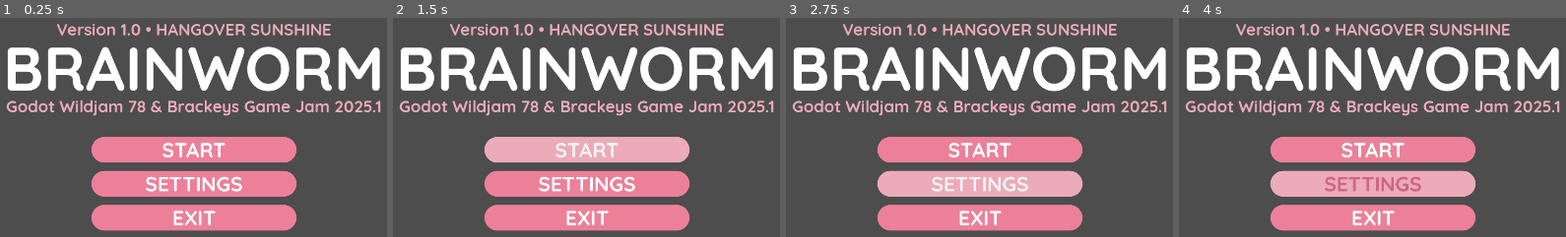
Above: before the commit, frames 1-4 (left to right).
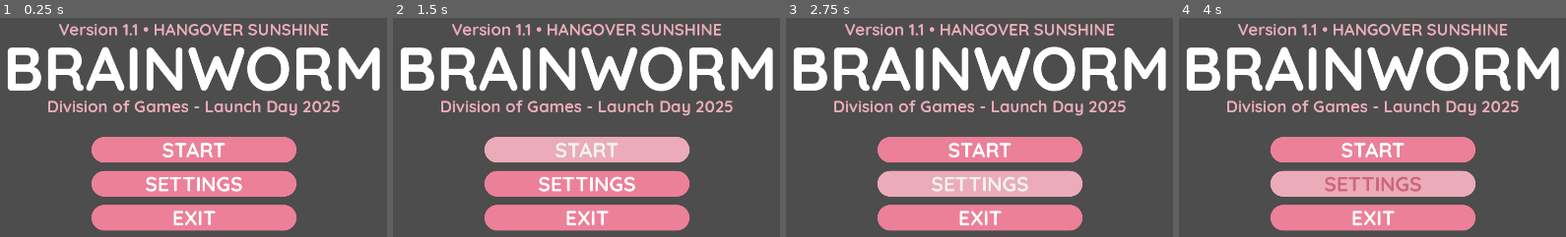
Above: after the commit, the same moments.

Repository: Hangover-Sunshine/BRAINWORM
Game: Godot game, scene res://scenes/menus/menu_main.tscn
Same seed, same stepped clock (60 frames per second), same inputs: the game is played once before the commit and once after it. This scene is started directly instead of the project's main scene.
Inputs (mouse positions are in pixels of both pictures, inside the frame that each line leads up to):
- Up to frame 1 (0.25 s): no input
- Up to frame 2 (1.5 s): click "START" at 0.5 s; click "START" at 1.25 s
- Up to frame 3 (2.75 s): click "SETTINGS" at 2 s
- Up to frame 4 (4 s): move the mouse to (1546, 103) at 2.77 s; hold D (right) 2.78-3.53 s; tap P at 2.85, 3.6 s; move the mouse to (1213, 147) at 3.52 s; hold S (down) from 3.53 s (still down)

The runs differ from the first frame. In frame 1, 5.3% of the frame differs, in the area x 1-99%, y 2-45%; in frame 2, 5.3%; in frame 3, 5.3%; in frame 4, 5.3%.

Commit message:
changing labels, starting on a different difficulty

Diff:
--- a/scenes/menus/menu_main.tscn
+++ b/scenes/menus/menu_main.tscn
@@ -37,7 +37,7 @@
 theme_override_colors/font_color = Color(0.921569, 0.670588, 0.72549, 1)
 theme_override_fonts/font = ExtResource("2_kx8im")
 theme_override_font_sizes/font_size = 40
-text = "Version 1.0 • HANGOVER SUNSHINE"
+text = "Version 1.1 • HANGOVER SUNSHINE"
 horizontal_alignment = 1
 
 [node name="Header2_Label2" type="Label" parent="Main_MC/Main_VBox/Title_VBox"]
@@ -52,7 +52,7 @@
 theme_override_colors/font_color = Color(0.921569, 0.670588, 0.72549, 1)
 theme_override_fonts/font = ExtResource("2_kx8im")
 theme_override_font_sizes/font_size = 40
-text = "Godot Wildjam 78 & Brackeys Game Jam 2025.1"
+text = "Division of Games - Launch Day 2025"
 horizontal_alignment = 1
 
 [node name="Button_HBox" type="HBoxContainer" parent="Main_MC/Main_VBox"]
--- a/scripts/menus/menu_pregame.gd
+++ b/scripts/menus/menu_pregame.gd
@@ -5,12 +5,13 @@
 
 @onready var difficulty_label = $Pregame_MC/Pregame_VBox/Button_HBox/Button_PG_VBox/PG_HBox/ExtraButtons_VBox/HBox_PG2/Difficulty_Label
 @onready var difficulty : Array = ["Beginner","Novice","Expert"]
-@onready var curr_diff = 0
+@onready var curr_diff = 1
 
 @onready var ap_pg = $AP_Pics
 @onready var pg = 1
 
 func _ready():
+	GlobalSettings.DifficultyLevel = curr_diff
 	difficulty_label.text = difficulty[curr_diff]
 
 func _on_tutorial_button_pressed():
